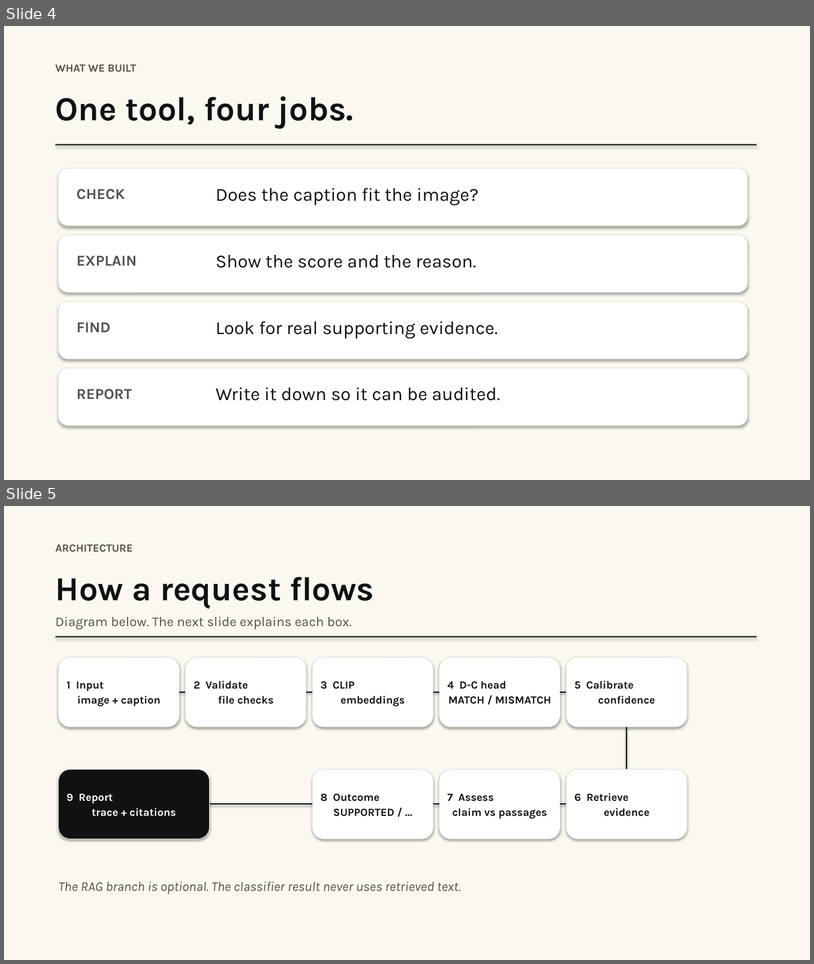
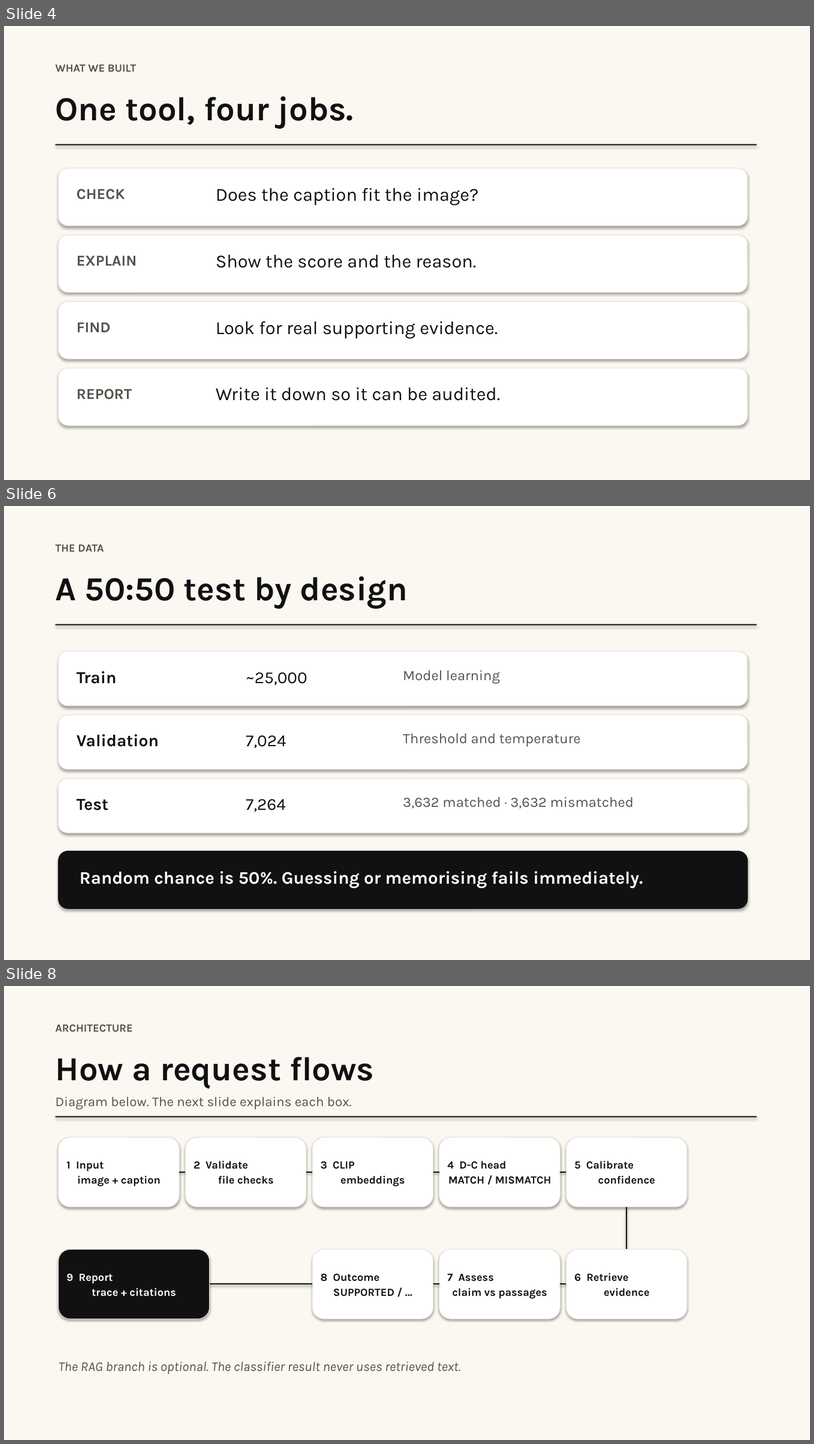
Before and after one commit to DharmilG/Misinformation-Detection, a slide deck: Project_Presentation.pptx. Shown one above the other, each under a label of ours: slides 4 and 5 before the commit, slides 4, 6 and 8 after it; the slides between them are not shown. The pictures are 814x964 and 814x1444 pixels, drawn with LibreOffice and Linux fonts; fonts in the diff are those of the drawing. Boxes give left, top, right and bottom in pixels: in the first picture for what was removed or moved away, otherwise in the second. Text is boxed around its words. In the diff, an @@ line names an element or a change of style, - is before the commit and + after.

Commit message:
docs(presentation): add data, preprocessing and model-selection slides

```diff
--- a/Project_Presentation.pptx
+++ b/Project_Presentation.pptx
@@ slide 6 added at box(4, 506, 810, 960), background #FBF8F1 @@
@@ text added at box(56, 544, 408, 609), 40 pt, text #111111, bold @@
+THE DATA
+A 50:50 test by design
@@ rectangle added at box(56, 624, 757, 625), fill #111111 @@
@@ rounded rectangle added at box(59, 651, 748, 706), fill #FFFFFF, outline #E9E3D8 0.75 pt @@
@@ text added at box(77, 671, 117, 684), 20 pt, text #111111, bold @@
+Train
@@ text added at box(246, 672, 307, 685), 20 pt, text #111111 @@
+~25,000
@@ text added at box(403, 670, 500, 684), 17 pt, text #55504A @@
+Model learning
@@ rounded rectangle added at box(59, 715, 748, 769), fill #FFFFFF, outline #E9E3D8 0.75 pt @@
@@ text added at box(77, 734, 159, 747), 20 pt, text #111111, bold @@
+Validation
@@ text added at box(246, 735, 286, 748), 20 pt, text #111111 @@
+7,024
@@ text added at box(403, 733, 581, 747), 17 pt, text #55504A @@
+Threshold and temperature
@@ rounded rectangle added at box(59, 778, 748, 832), fill #FFFFFF, outline #E9E3D8 0.75 pt @@
@@ text added at box(77, 798, 108, 810), 20 pt, text #111111, bold @@
+Test
@@ text added at box(246, 799, 286, 811), 20 pt, text #111111 @@
+7,264
@@ text added at box(403, 796, 634, 808), 17 pt, text #55504A @@
+3,632 matched · 3,632 mismatched
@@ rounded rectangle added at box(59, 851, 748, 908), fill #111111, outline #111111 0.75 pt @@
@@ text added at box(80, 871, 643, 888), 21 pt, text #FFFFFF, bold @@
+Random chance is 50%. Guessing or memorising fails immediately.
@@ what was slide 5 is now slide 8 @@
```
Also in this commit, not shown: 1 slide changed, 3 other slides added, 3 other files.
